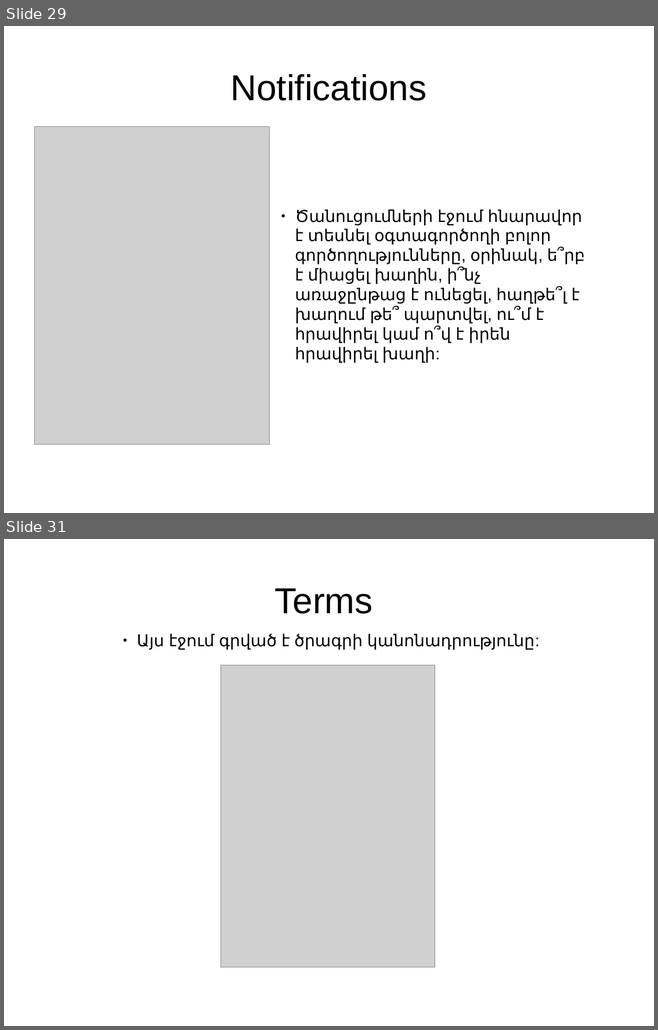
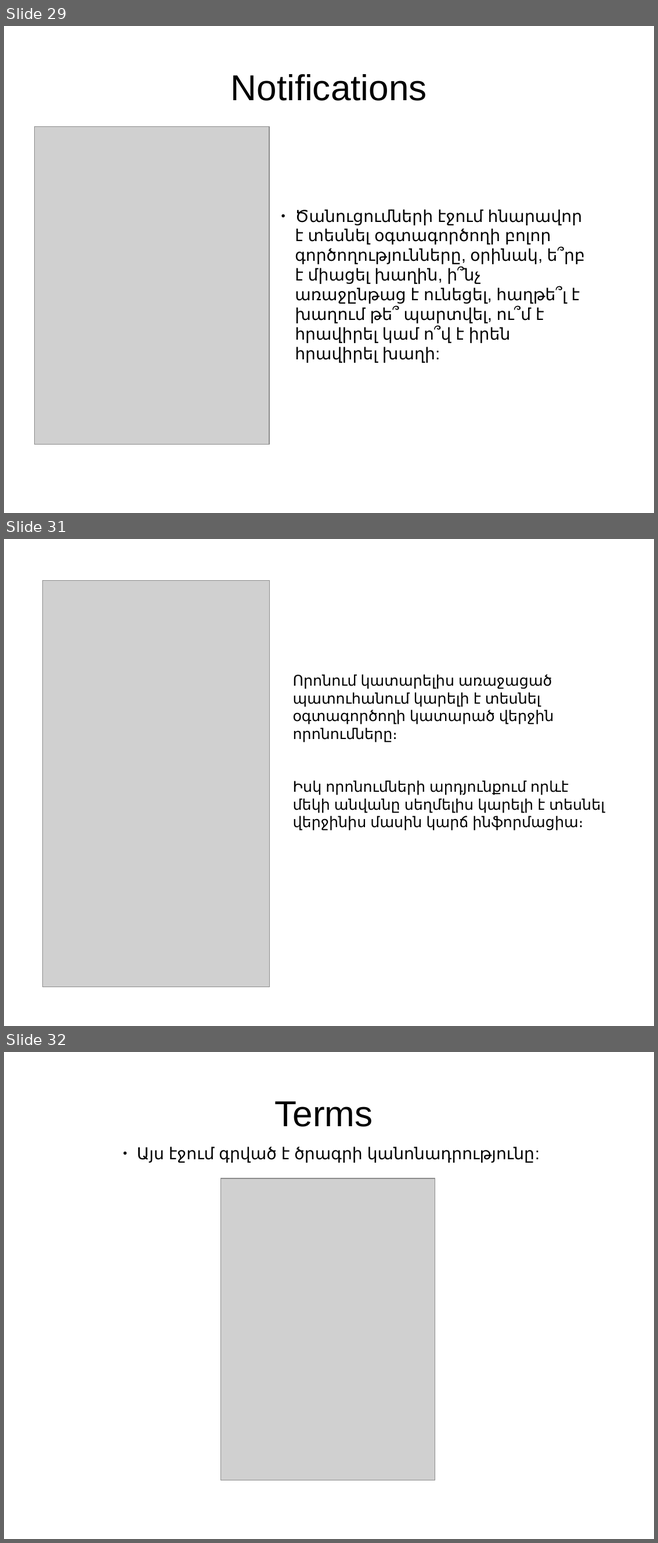
Before and after one commit to vanit-basic/instant_messenger, a slide deck: Documentation/Documentation.pptx. Shown one above the other, each under a label of ours: slides 29 and 31 before the commit, slides 29, 31 and 32 after it; the slides between them are not shown. The pictures are 658x1030 and 658x1543 pixels, drawn with LibreOffice and Linux fonts; fonts in the diff are those of the drawing; grey boxes stand for pictures; background and template pictures are left out. Boxes give left, top, right and bottom in pixels: in the first picture for what was removed or moved away, otherwise in the second. Text is boxed around its words. In the diff, an @@ line names an element or a change of style, - is before the commit and + after.

```diff
--- a/Documentation/Documentation.pptx
+++ b/Documentation/Documentation.pptx
@@ slide 31 added at [4, 539, 654, 1026], background picture (left out) @@
@@ picture added at [43, 580, 269, 987] @@
@@ text added at [293, 674, 604, 831], 18 pt, text #000000 @@
+Որոնում կատարելիս առաջացած պատուհանում կարելի է տեսնել օգտագործողի կատարած վերջին որոնումները։
+Իսկ որոնումների արդյունքում որևէ մեկի անվանը սեղմելիս կարելի է տեսնել վերջինիս մասին կարճ ինֆորմացիա։
@@ what was slide 31 is now slide 32 @@
```
Also in this commit, not shown: 1 other slide added, 1 slide removed.
